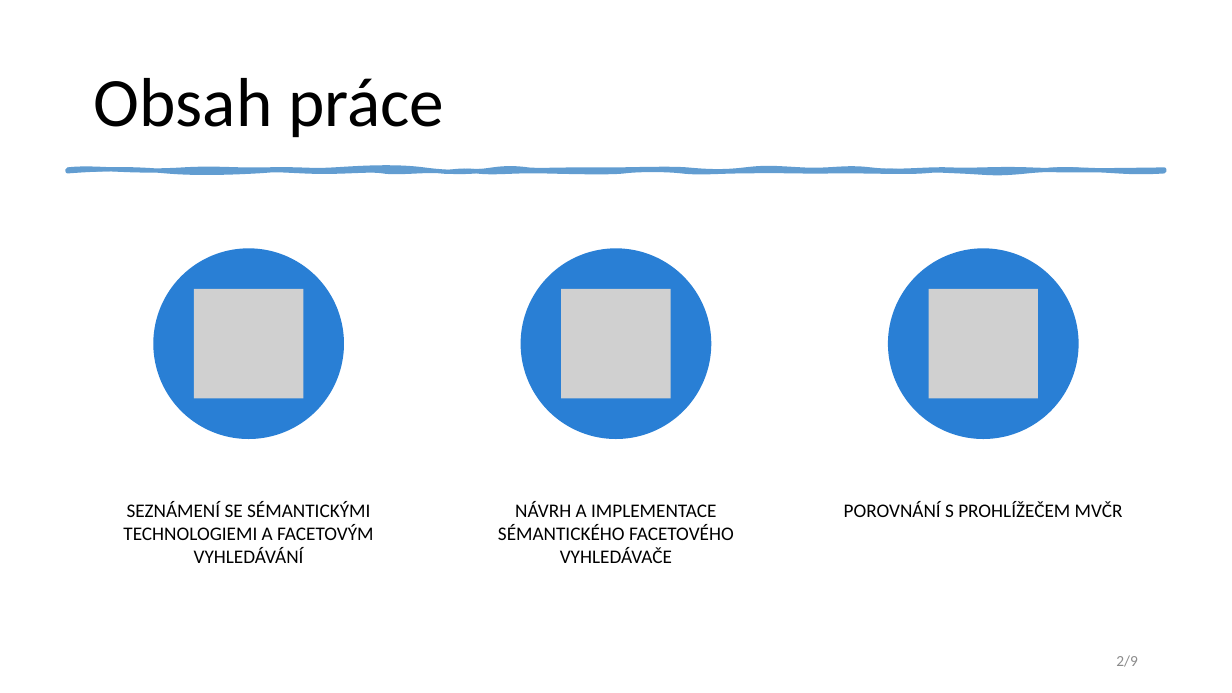
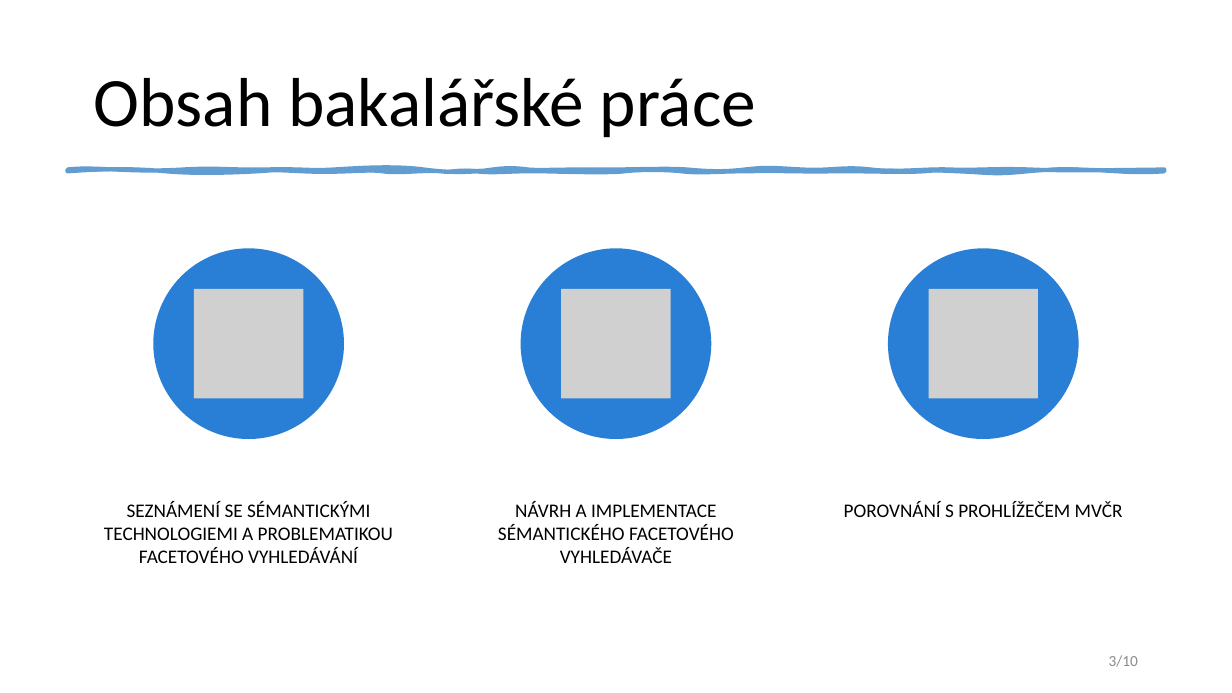
Before and after one commit to bouredan/sfs-docs, a slide deck: slide 3 of bachelor-thesis/presentation/obhajoba_prezentace.pptx (slide 2 before the commit). Drawn at 1232x693 pixels with LibreOffice and Linux fonts; fonts in the diff are those of the drawing; grey boxes stand for pictures. Boxes give left, top, right and bottom in pixels: in the first picture for what was removed or moved away, otherwise in the second. Text is boxed around its words. In the diff, an @@ line names an element or a change of style, - is before the commit and + after.

```diff
--- a/bachelor-thesis/presentation/obhajoba_prezentace.pptx
+++ b/bachelor-thesis/presentation/obhajoba_prezentace.pptx
@@ title at (x1=94, y1=78, x2=756, y2=138): text changed @@
-Obsah práce
+Obsah bakalářské práce
@@ text at (x1=104, y1=501, x2=393, y2=563): text changed @@
-SEZNÁMENÍ SE SÉMANTICKÝMI TECHNOLOGIEMI A FACETOVÝM VYHLEDÁVÁNÍ
+SEZNÁMENÍ SE SÉMANTICKÝMI TECHNOLOGIEMI A PROBLEMATIKOU FACETOVÉHO VYHLEDÁVÁNÍ
@@ page number at (x1=1109, y1=655, x2=1138, y2=667): text changed @@
-2/9
+3/10
```
Also in this commit, not shown: 5 other slides changed, 3 slides added, 2 slides removed, 4 other files.
